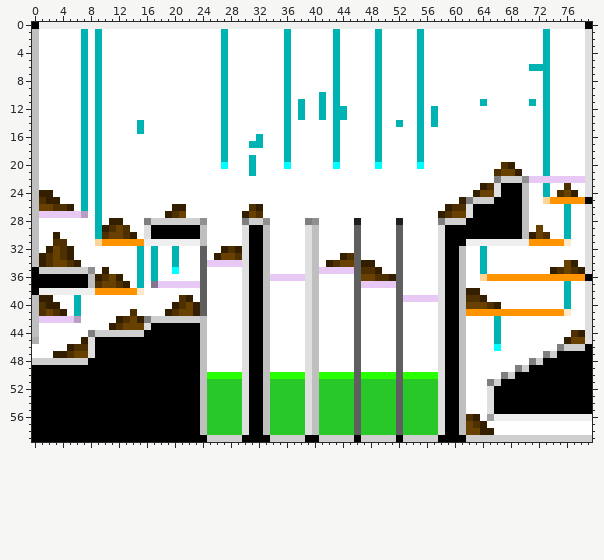
Sprite sheet -- source/level_data/layouts/level1/layer2.png. That is the earlier state.
The file is 80x60 pixels.
After the commit:
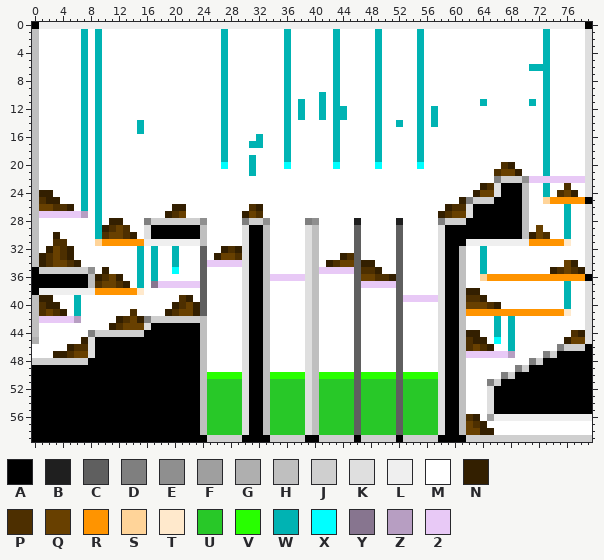
Palette (. is transparent): A #000000  B #1f1f1f  C #5f5f5f  D #7f7f7f  E #8f8f8f  F #9f9f9f  G #afafaf  H #bfbfbf  J #cfcfcf  K #dfdfdf  L #efefef  M #ffffff  N #331f00  P #4d2f00  Q #684000  R #ff9400  S #ffd499  T #ffe9cc  U #28c828  V #28ff00  W #00b3b3  X #00ffff  Y #87758f  Z #b79ec2  2 #e8c9f6
The edit:
Changed rows in their new state; - is an unchanged pixel.
first column x 62:
42 ------W
43 ------W
44 NN----W
45 PNN-X-W
46 PQPNM-W
47 222222Z
